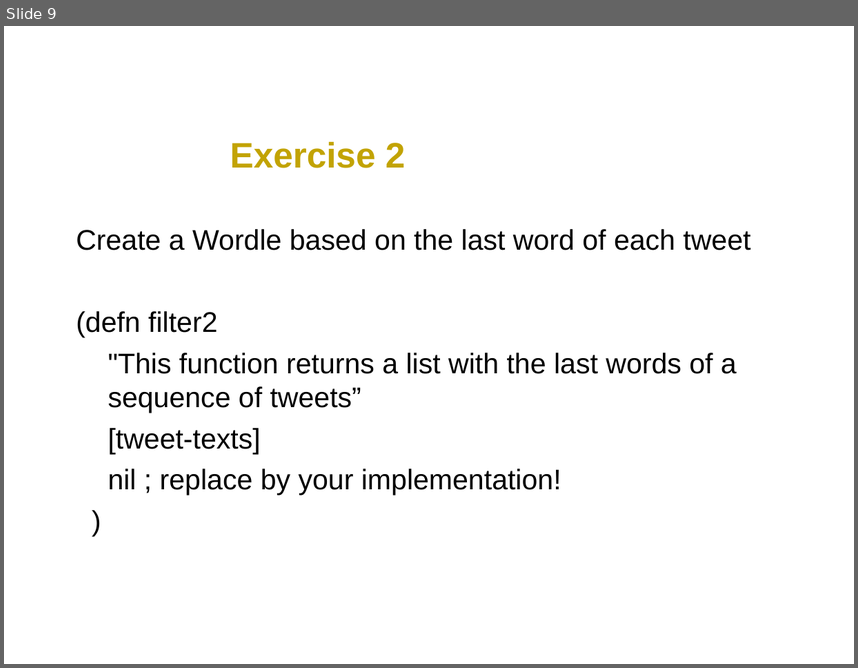
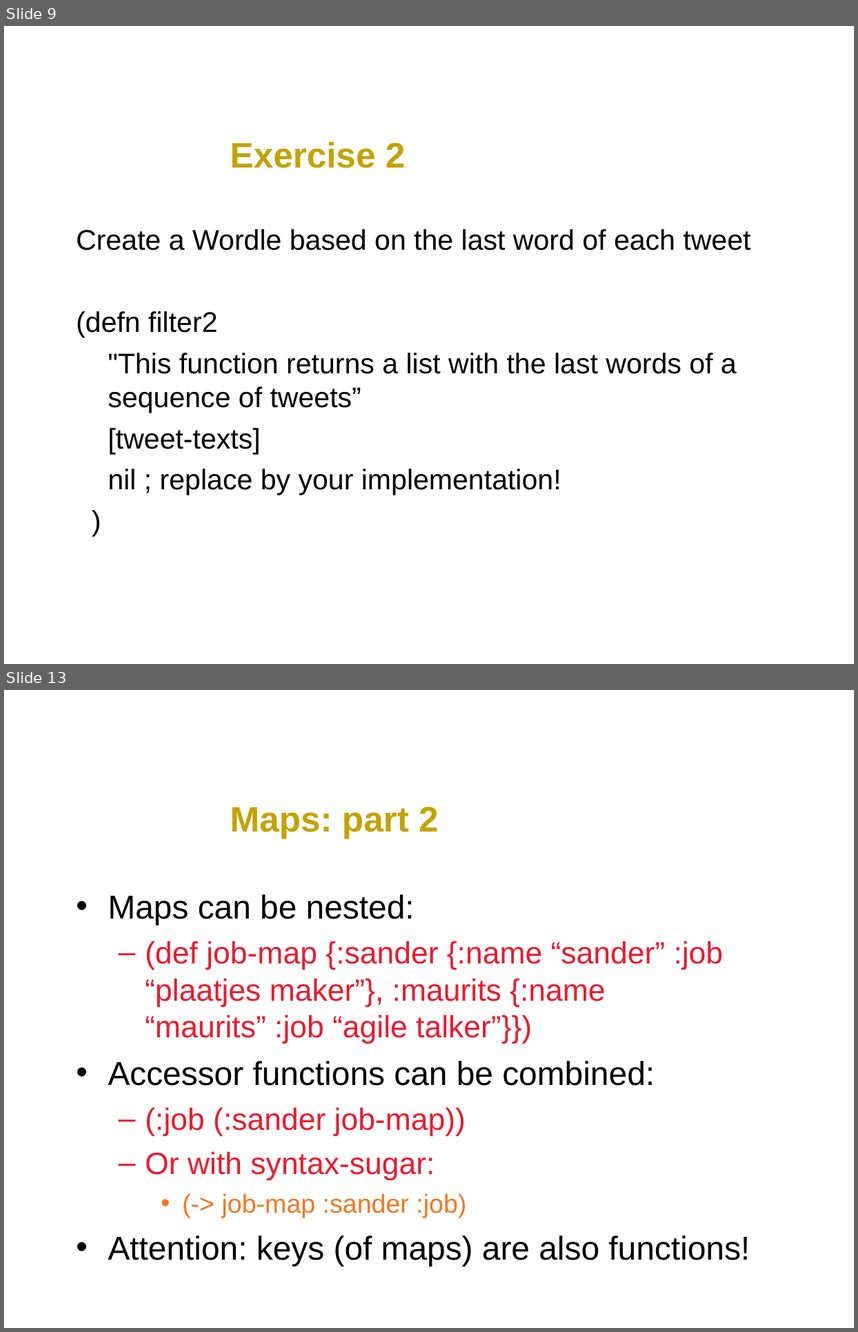
Before and after one commit to svdberg/ClojureJFall2011, a slide deck: ClojureWorkshop.ppt. Shown one above the other, each under a label of ours: slide 9 before the commit, slides 9 and 13 after it; the slides between them are not shown. The pictures are 858x668 and 858x1332 pixels, drawn with LibreOffice and Linux fonts; fonts in the diff are those of the drawing; background and template pictures are left out. Boxes give left, top, right and bottom in pixels: in the first picture for what was removed or moved away, otherwise in the second. Text is boxed around its words. In the diff, an @@ line names an element or a change of style, - is before the commit and + after.

```diff
--- a/ClojureWorkshop.ppt
+++ b/ClojureWorkshop.ppt
@@ slide 13 added at (x1=4, y1=690, x2=854, y2=1328), background #FFFFFF @@
@@ title added at (x1=230, y1=807, x2=439, y2=839), 30 pt, text #C2A303, bold @@
+Maps: part 2
@@ text added at (x1=108, y1=894, x2=750, y2=1265), 26 pt, text #ED192D @@
+• Maps can be nested:
+  – (def job-map {:sander {:name “sander” :job “plaatjes maker”}, :maurits {:name “maurits” :job “agile talker”}})
+• Accessor functions can be combined:
+  – (:job (:sander job-map))
+  – Or with syntax-sugar:
+    • (-> job-map :sander :job)
+• Attention: keys (of maps) are also functions!
```
Also in this commit, not shown: 1 slide changed, 9 other slides added, 2 slides removed, 2 other files.
